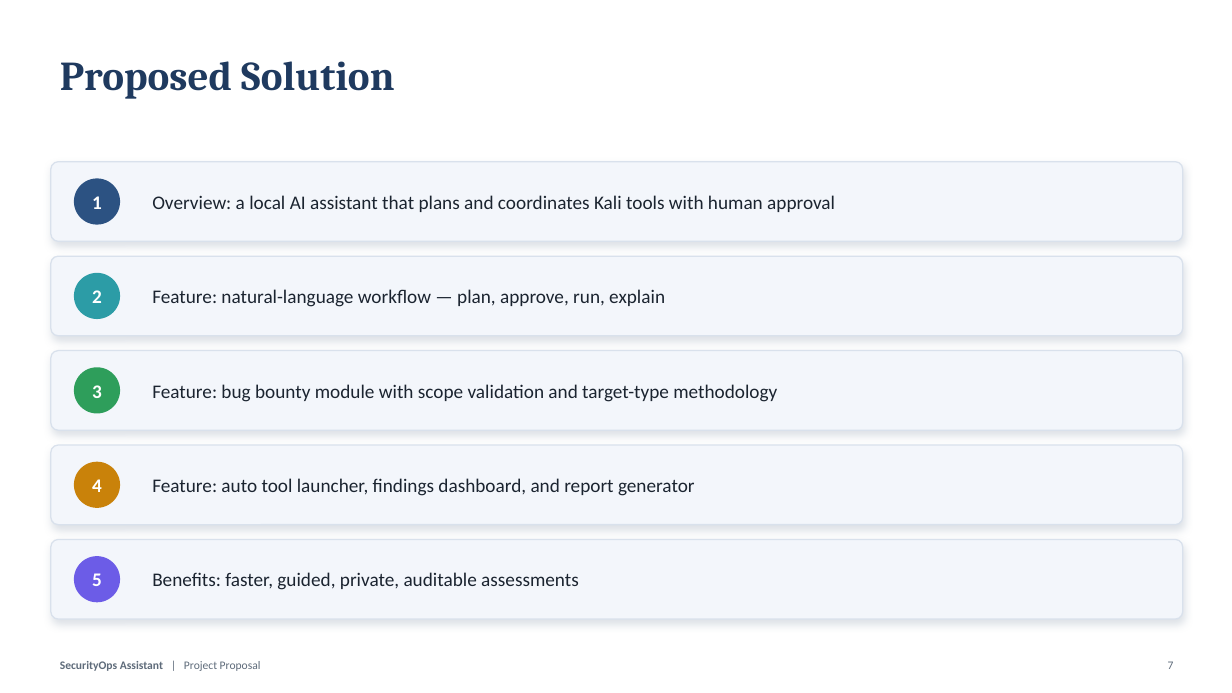
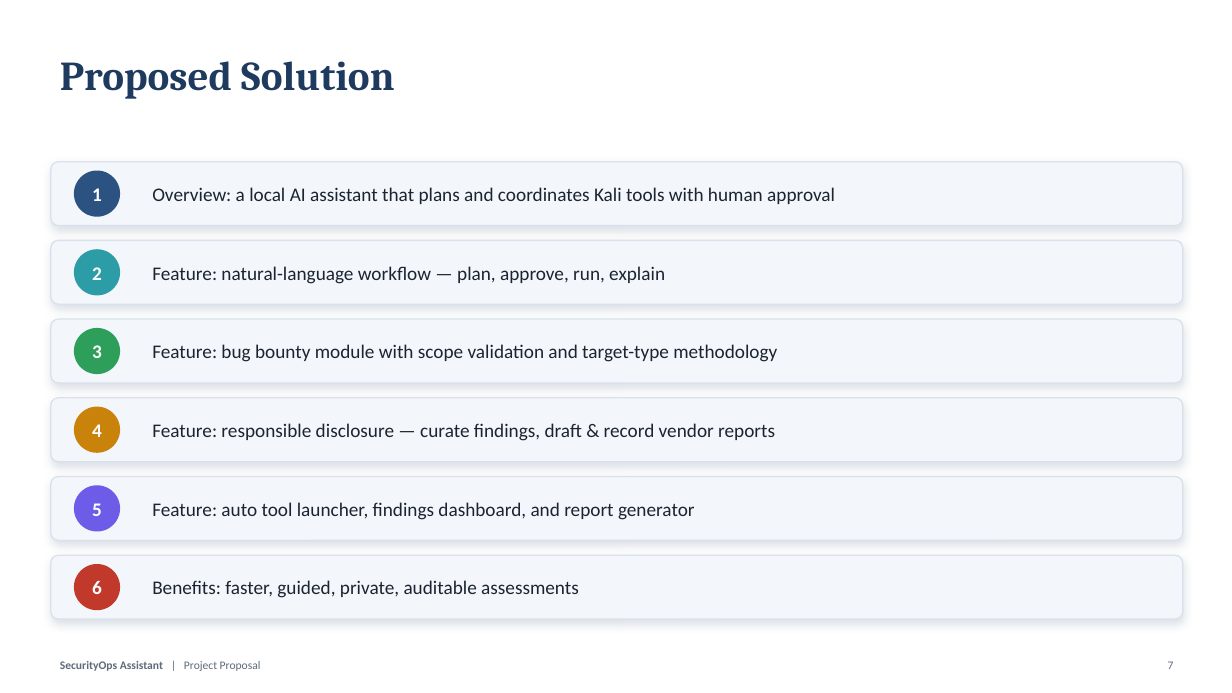
Before and after one commit to niyant07/SecurityOps-Assistant, a slide deck: slide 7 of SecurityOps-Assistant-Proposal.pptx. Drawn at 1232x693 pixels with LibreOffice and Linux fonts; fonts in the diff are those of the drawing. Boxes give left, top, right and bottom in pixels: in the first picture for what was removed or moved away, otherwise in the second. Text is boxed around its words. In the diff, an @@ line names an element or a change of style, - is before the commit and + after.

Commit message:
Update requirements and refresh presentations
- requirements/pyproject: drop unused Markdown dependency (reports build
  Markdown by hand); clarify that security.txt, disclosure email, and the LLM
  client use only the standard library
- product walkthrough deck: add Responsible Disclosure usage + code slides
  (24 slides), refresh test count 88 -> 111, renumber footers
- proposal deck (PPTX) + slide plan (DOCX): 88 -> 111 tests, mention the
  responsible-disclosure feature in solution and functional requirements

```diff
--- a/SecurityOps-Assistant-Proposal.pptx
+++ b/SecurityOps-Assistant-Proposal.pptx
@@ rounded rectangle: place and size @@
-rounded rectangle at box(51, 162, 1183, 241)
+rounded rectangle at box(51, 162, 1183, 226)
@@ text "1": place and size @@
-text "1" at box(92, 196, 102, 209)
+text "1" at box(92, 188, 102, 201)
@@ ellipse: place and size @@
-ellipse at box(74, 178, 120, 225)
+ellipse at box(74, 171, 120, 217)
@@ text "Overview: a local AI assistant ...": place and size @@
-text "Overview: a local AI assistant ..." at box(152, 195, 835, 212)
+text "Overview: a local AI assistant ..." at box(152, 187, 835, 204)
@@ rounded rectangle: place and size @@
-rounded rectangle at box(51, 256, 1183, 335)
+rounded rectangle at box(51, 240, 1183, 304)
@@ text "2": place and size @@
-text "2" at box(92, 290, 102, 303)
+text "2" at box(92, 267, 102, 280)
@@ ellipse: place and size @@
-ellipse at box(74, 273, 120, 319)
+ellipse at box(74, 250, 120, 296)
@@ text "Feature: natural-language workflow — plan, ...": place and size @@
-text "Feature: natural-language workflow — plan, ..." at box(152, 289, 665, 307)
+text "Feature: natural-language workflow — plan, ..." at box(152, 266, 665, 284)
@@ rounded rectangle: place and size @@
-rounded rectangle at box(51, 350, 1183, 430)
+rounded rectangle at box(51, 319, 1183, 383)
@@ text "3": place and size @@
-text "3" at box(92, 385, 102, 398)
+text "3" at box(92, 345, 102, 358)
@@ ellipse: place and size @@
-ellipse at box(74, 368, 120, 414)
+ellipse at box(74, 328, 120, 374)
@@ text "Feature: bug bounty module with ...": place and size @@
-text "Feature: bug bounty module with ..." at box(152, 384, 777, 402)
+text "Feature: bug bounty module with ..." at box(152, 344, 777, 362)
@@ rounded rectangle: place and size @@
-rounded rectangle at box(51, 445, 1183, 525)
+rounded rectangle at box(51, 397, 1183, 461)
@@ text "4": place and size @@
-text "4" at box(92, 479, 102, 492)
+text "4" at box(92, 424, 102, 437)
@@ ellipse: place and size @@
-ellipse at box(74, 462, 120, 508)
+ellipse at box(74, 407, 120, 453)
@@ text added at box(152, 423, 775, 441), 15 pt, text #1B2430 @@
+Feature: responsible disclosure — curate findings, draft & record vendor reports
@@ proportions changed in 5 elements at box(51, 162, 1183, 226), box(51, 240, 1183, 304), box(51, 319, 1183, 383), box(51, 397, 1183, 461), box(51, 477, 1183, 541) @@
@@ rounded rectangle: place and size @@
-rounded rectangle at box(51, 540, 1183, 619)
+rounded rectangle at box(51, 477, 1183, 541)
@@ text "Feature: auto tool launcher, findings ...": place and size @@
-text "Feature: auto tool launcher, findings ..." at box(152, 478, 695, 496)
+text "Feature: auto tool launcher, findings ..." at box(152, 502, 695, 520)
@@ text "5": place and size @@
-text "5" at box(92, 573, 102, 586)
+text "5" at box(92, 503, 102, 516)
@@ ellipse: place and size @@
-ellipse at box(74, 556, 120, 603)
+ellipse at box(74, 485, 120, 531)
@@ rounded rectangle added at box(51, 555, 1183, 619), fill #F3F6FB, outline #D9E1EC 1 pt @@
@@ ellipse added at box(74, 564, 120, 610), fill #C0392B @@
@@ text "Benefits: faster, guided, private, auditable ...": place and size @@
-text "Benefits: faster, guided, private, auditable ..." at box(152, 572, 579, 590)
+text "Benefits: faster, guided, private, auditable ..." at box(152, 580, 579, 598)
@@ text added at box(92, 581, 102, 594), 15 pt, text #FFFFFF, bold @@
+6
```
Also in this commit, not shown: 3 other slides changed, 4 other files.
